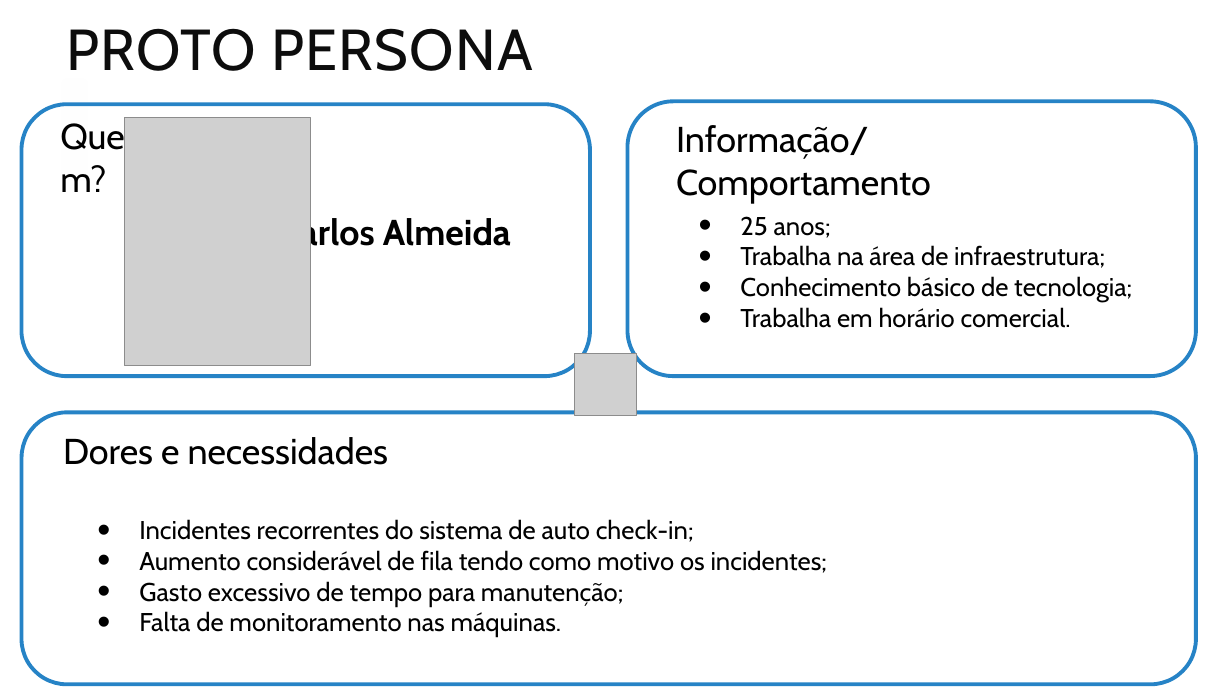
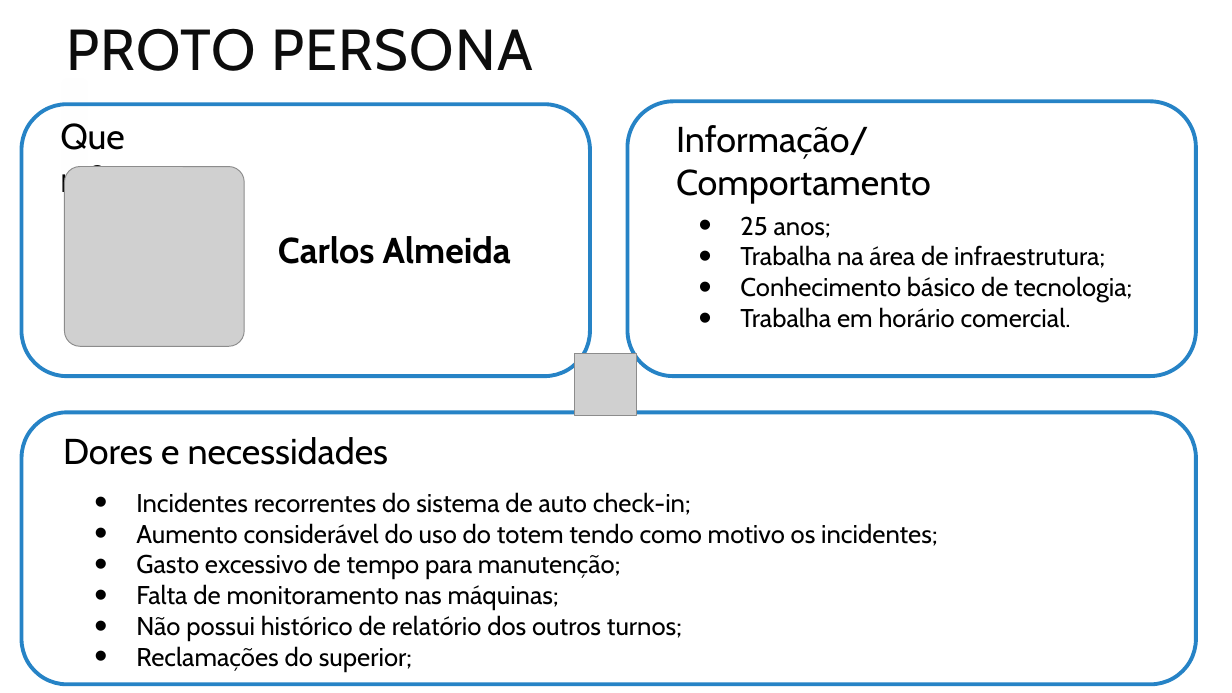
Before and after one commit to viihsales/totem-monitoring, a slide deck: slide 7 of documentacao/powerPoint/totem_Monitoring.pptx. Drawn at 1232x693 pixels with LibreOffice and Linux fonts; fonts in the diff are those of the drawing; grey boxes stand for pictures. Boxes give left, top, right and bottom in pixels: in the first picture for what was removed or moved away, otherwise in the second. Text is boxed around its words. In the diff, an @@ line names an element or a change of style, - is before the commit and + after.

Commit message:
Atualização da Proto-Persona

```diff
--- a/documentacao/powerPoint/totem_Monitoring.pptx
+++ b/documentacao/powerPoint/totem_Monitoring.pptx
@@ picture removed at (x1=124, y1=117, x2=311, y2=366) @@
@@ picture added at (x1=65, y1=166, x2=245, y2=347) @@
@@ text "Carlos Almeida" rewrapped from (x1=278, y1=215, x2=511, y2=254) to (x1=278, y1=236, x2=511, y2=264) @@
@@ text "Incidentes recorrentes do sistema de ..." moved from (x1=139, y1=519, x2=827, y2=637) to (x1=136, y1=492, x2=937, y2=672) @@
@@ text at (x1=136, y1=523, x2=937, y2=546): text changed @@
-• Aumento considerável de fila tendo como motivo os incidentes;
+• Aumento considerável do uso do totem tendo como motivo os incidentes;
@@ text at (x1=136, y1=584, x2=682, y2=672): text changed @@
-• Falta de monitoramento nas máquinas.
+• Falta de monitoramento nas máquinas;
+• Não possui histórico de relatório dos outros turnos;
+• Reclamações do superior;
```
Also in this commit, not shown: 1 other file.
